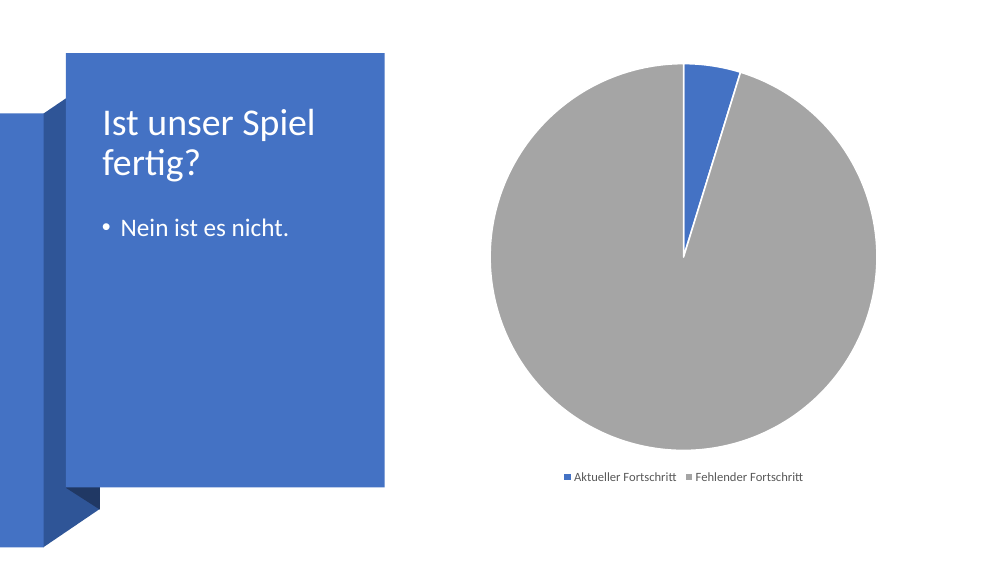
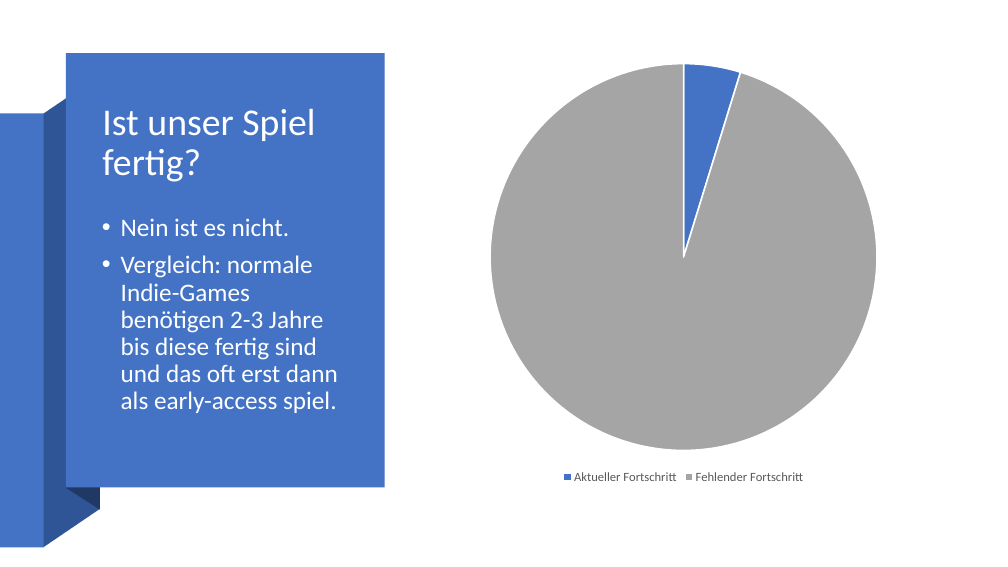
Before and after one commit to FragonGamer/ishjarta, a slide deck: slide 6 of Vermarktung des Spieles_Ishjarta.pptx. Drawn at 1008x567 pixels with LibreOffice and Linux fonts; fonts in the diff are those of the drawing. Boxes give left, top, right and bottom in pixels: in the first picture for what was removed or moved away, otherwise in the second. Text is boxed around its words. In the diff, an @@ line names an element or a change of style, - is before the commit and + after.

```diff
--- a/Vermarktung des Spieles_Ishjarta.pptx
+++ b/Vermarktung des Spieles_Ishjarta.pptx
@@ text at (121, 255, 338, 413): paragraph added @@
+• Vergleich: normale Indie-Games benötigen 2-3 Jahre bis diese fertig sind und das oft erst dann als early-access spiel.
```
